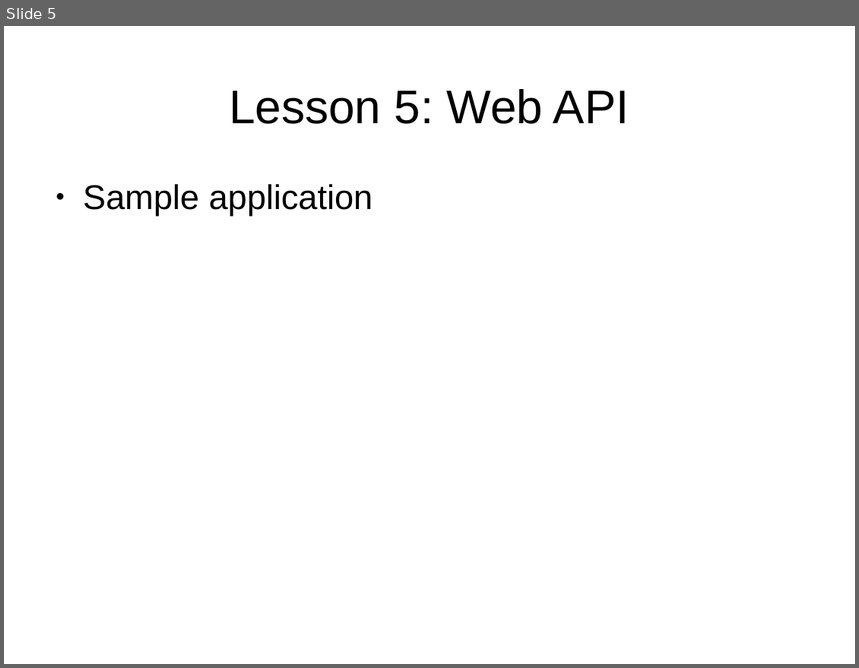
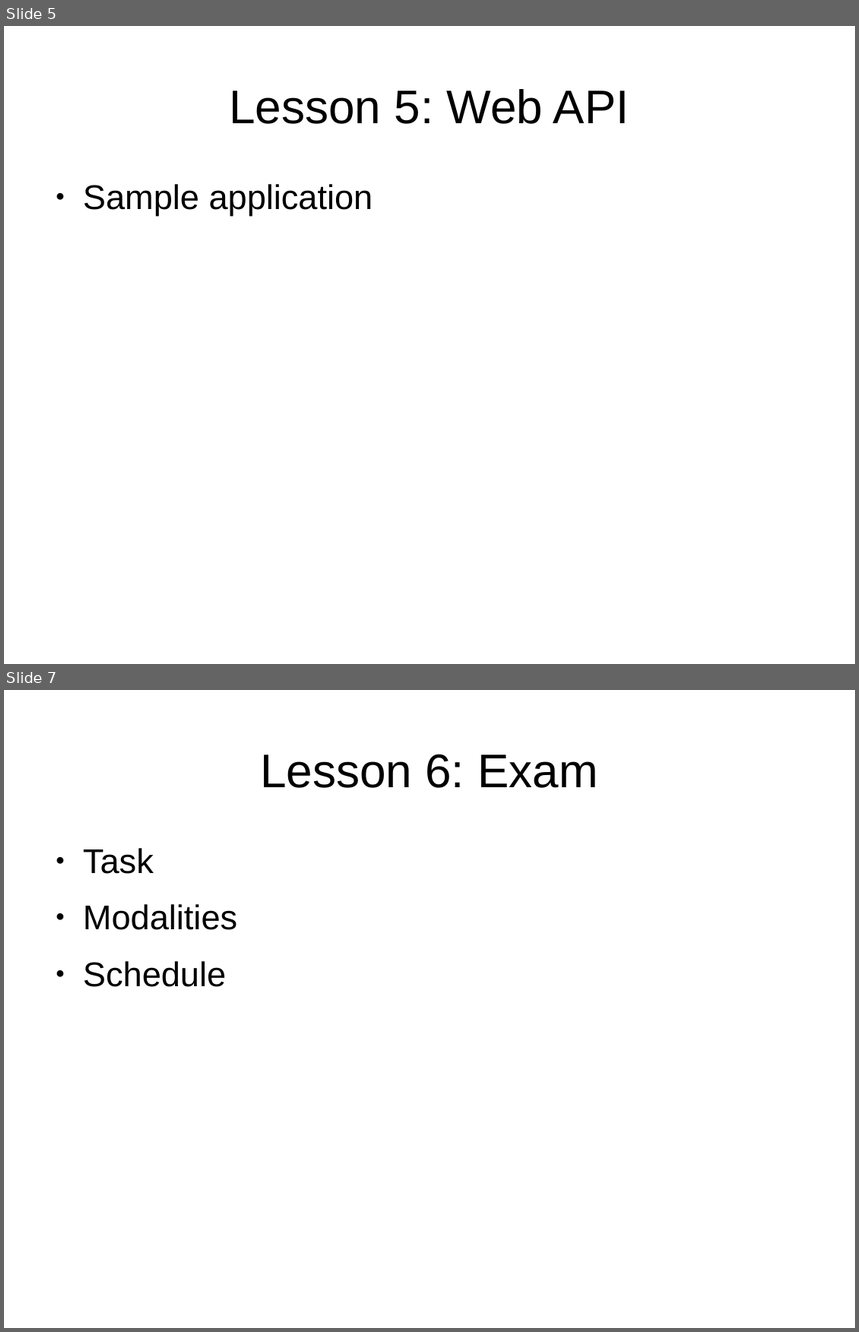
Before and after one commit to umbgtt10/TripLogFinal, a slide deck: Lessons/Lesson5/Lesson.odp. Shown one above the other, each under a label of ours: slide 5 before the commit, slides 5 and 7 after it; the slides between them are not shown. The pictures are 859x668 and 859x1332 pixels, drawn with LibreOffice and Linux fonts; fonts in the diff are those of the drawing. Boxes give left, top, right and bottom in pixels: in the first picture for what was removed or moved away, otherwise in the second. Text is boxed around its words. In the diff, an @@ line names an element or a change of style, - is before the commit and + after.

```diff
--- a/Lessons/Lesson5/Lesson.odp
+++ b/Lessons/Lesson5/Lesson.odp
@@ slide 7 added at (4,690,855,1328), background #FFFFFF @@
@@ title added at (260,754,598,788), 44 pt, text #000000 @@
+Lesson 6: Exam
@@ text added at (83,848,237,987), 32 pt, text #000000 @@
+● Task
+● Modalities
+● Schedule
```
Also in this commit, not shown: 1 slide changed, 2 other files.
